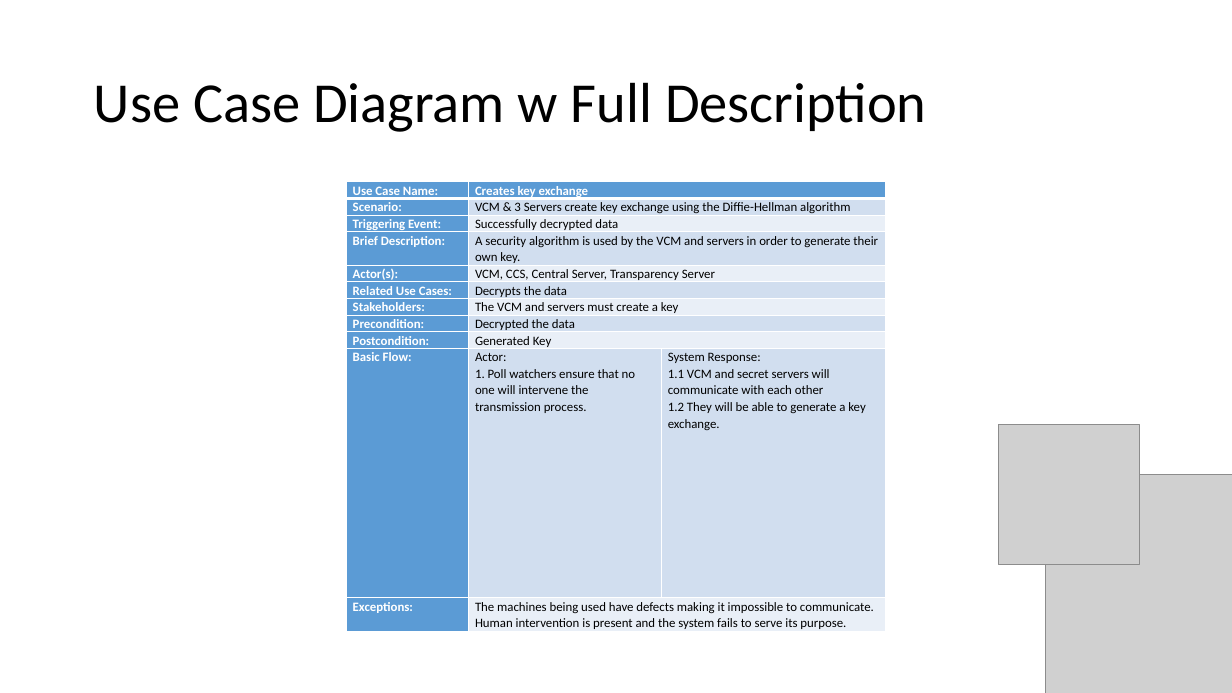
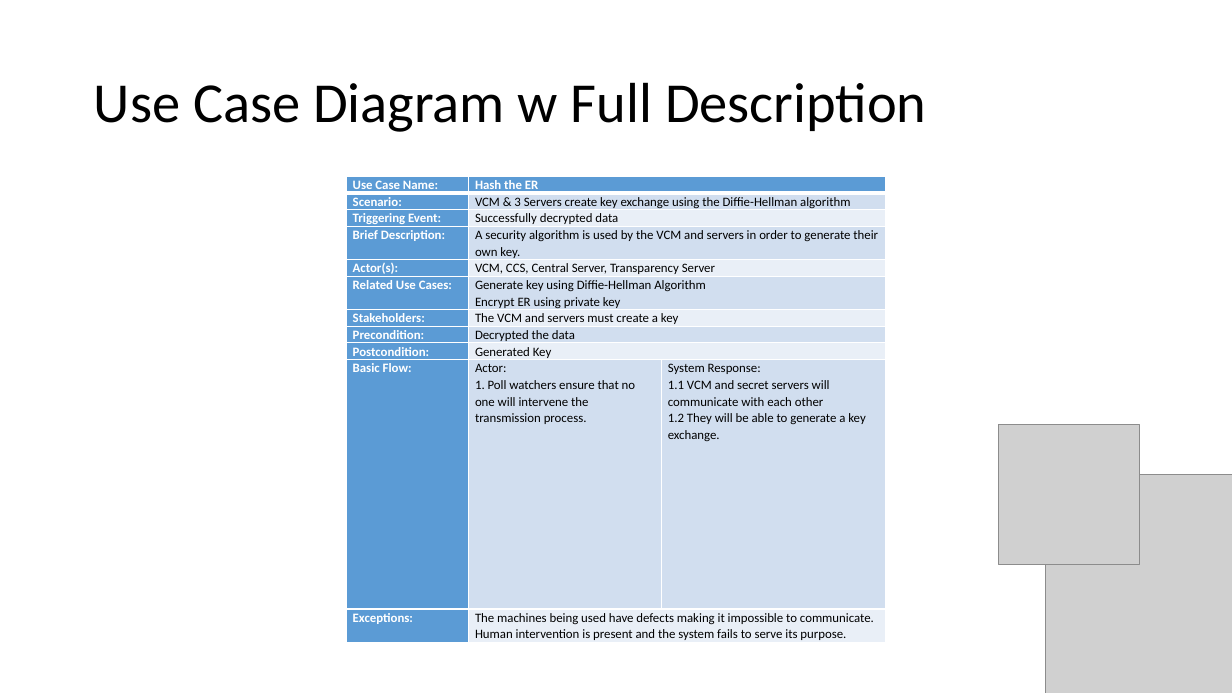
Before and after one commit to seans888/Project---Automate-Election, a slide deck: slide 23 of Documentation/Research Paper/AES diagrams.pptx (slide 20 before the commit). Drawn at 1232x693 pixels with LibreOffice and Linux fonts; fonts in the diff are those of the drawing; grey boxes stand for pictures. Boxes give left, top, right and bottom in pixels: in the first picture for what was removed or moved away, otherwise in the second. Text is boxed around its words. In the diff, an @@ line names an element or a change of style, - is before the commit and + after.

```diff
--- a/Documentation/Research Paper/AES diagrams.pptx
+++ b/Documentation/Research Paper/AES diagrams.pptx
@@ table at (x1=347, y1=177, x2=885, y2=644) @@
-row 1, column 2: Creates key exchange
+row 1, column 2: Hash the ER
-row 6, column 2: Decrypts the data
+row 6, column 2: Generate key using Diffie-Hellman Algorithm / Encrypt ER using private key
@@ table resized from (x1=347, y1=182, x2=885, y2=633) to (x1=347, y1=177, x2=885, y2=644) @@
```
Also in this commit, not shown: 18 other slides changed, 8 slides added, 2 slides removed.
